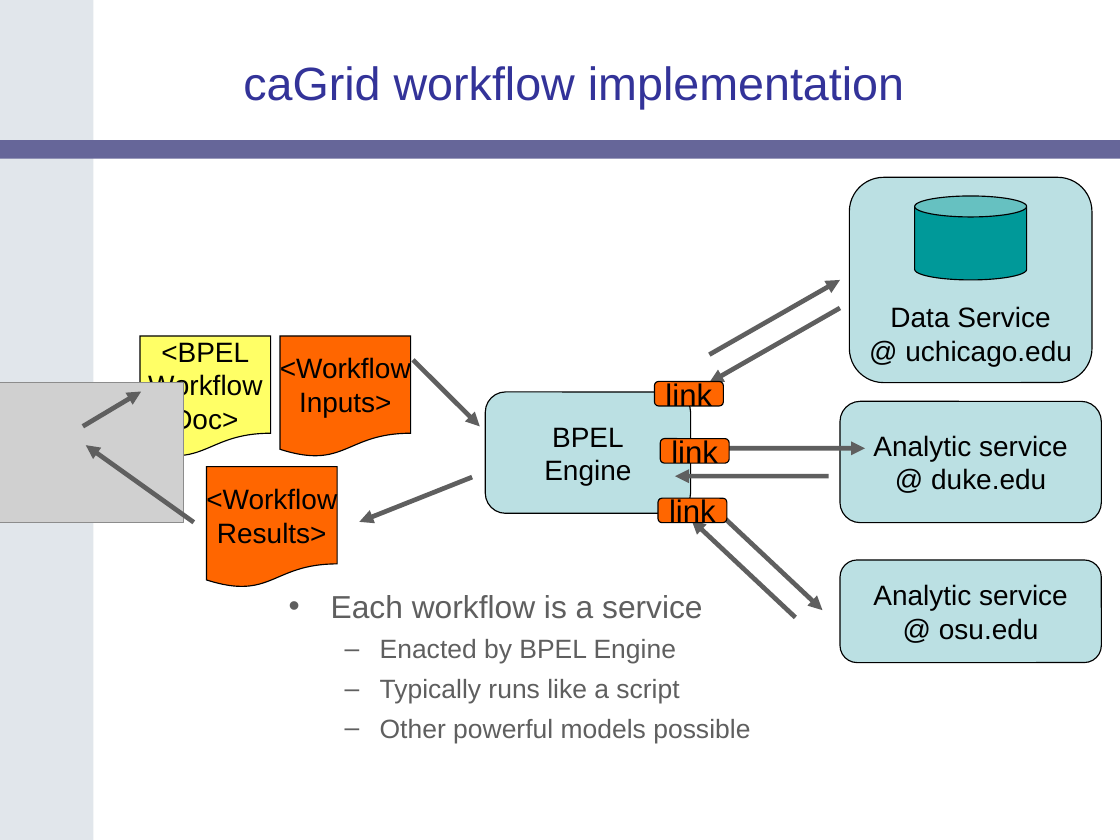
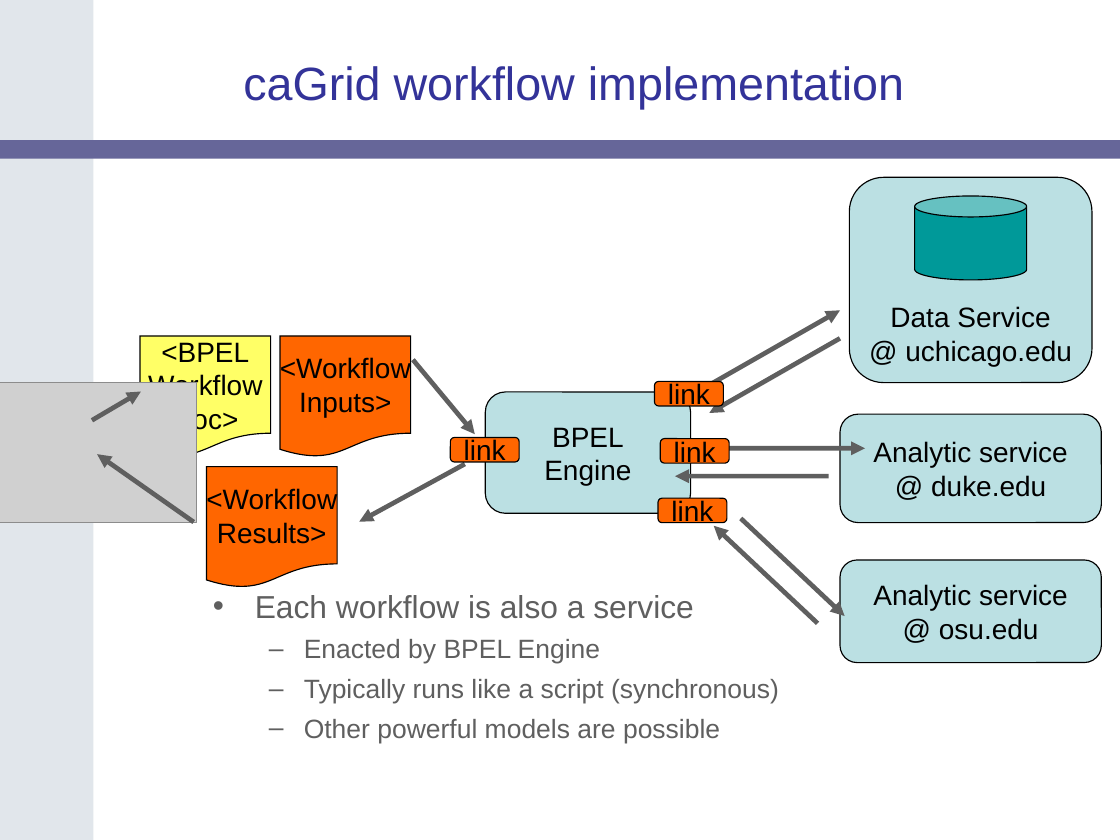
Before and after one commit to NCIP/cagrid-portal, a slide deck: slide 7 of cagrid-1-0/Documentation/presentations/200604_AnnualMeeting/caGrid-1.0-Demo.ppt. Drawn at 1120x840 pixels with LibreOffice and Linux fonts; fonts in the diff are those of the drawing; grey boxes stand for pictures; background and template pictures are left out. Boxes give left, top, right and bottom in pixels: in the first picture for what was removed or moved away, otherwise in the second. Text is boxed around its words. In the diff, an @@ line names an element or a change of style, - is before the commit and + after.

Commit message:
Updated workflow slides. Updated Argonne team members on Team List slide.

```diff
--- a/cagrid-1-0/Documentation/presentations/200604_AnnualMeeting/caGrid-1.0-Demo.ppt
+++ b/cagrid-1-0/Documentation/presentations/200604_AnnualMeeting/caGrid-1.0-Demo.ppt
@@ arrow moved from (709, 355) - (840, 280) to (709, 385) - (840, 310) @@
@@ arrow moved from (840, 308) - (709, 383) to (840, 338) - (709, 413) @@
@@ picture: place and size @@
-picture at (0, 383, 184, 523)
+picture at (0, 383, 196, 523)
@@ arrow moved from (479, 427) - (413, 360) to (475, 435) - (413, 360) @@
@@ arrow moved from (141, 392) - (83, 427) to (141, 392) - (92, 420) @@
@@ rounded rectangle "Analytic service": place and size @@
-rounded rectangle "Analytic service" at (840, 401, 1101, 522)
+rounded rectangle "Analytic service" at (840, 414, 1101, 523)
@@ rounded rectangle added at (450, 438, 519, 463), fill #FF6600, outline #000000 0.74 pt, 18 pt, text #000000 @@
+link
@@ arrow moved from (194, 522) - (86, 445) to (194, 522) - (97, 455) @@
@@ arrow moved from (360, 522) - (473, 477) to (360, 522) - (465, 464) @@
@@ size 20 to 18 pt in 3 elements at (654, 382, 722, 407), (661, 439, 729, 464), (659, 498, 727, 523) @@
@@ arrow moved from (795, 617) - (691, 520) to (818, 624) - (713, 525) @@
@@ arrow moved from (719, 513) - (822, 610) to (740, 519) - (844, 616) @@
@@ text "Each workflow is also a ...": place and size @@
-text "Each workflow is also a ..." at (331, 595, 750, 743)
+text "Each workflow is also a ..." at (255, 595, 779, 743)
@@ text at (255, 595, 694, 619): text changed @@
-• Each workflow is a service
+• Each workflow is also a service
@@ text at (304, 679, 779, 743): text changed @@
-  – Typically runs like a script
-  – Other powerful models possible
+  – Typically runs like a script (synchronous)
+  – Other powerful models are possible
```
Also in this commit, not shown: 1 other slide changed, 4 slides added.
